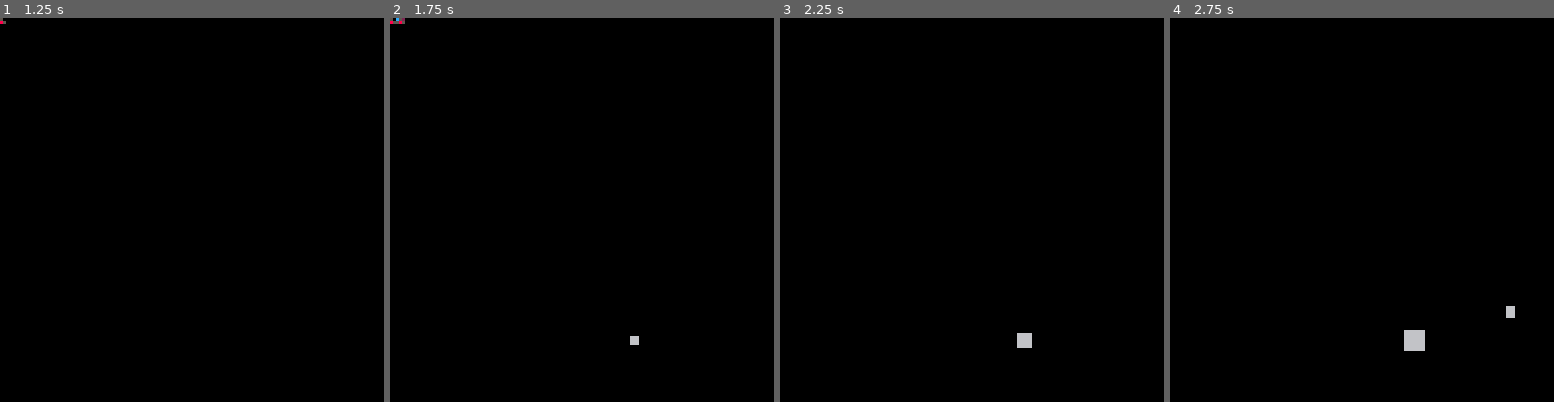
Above: before the commit, frames 1-4 (left to right).
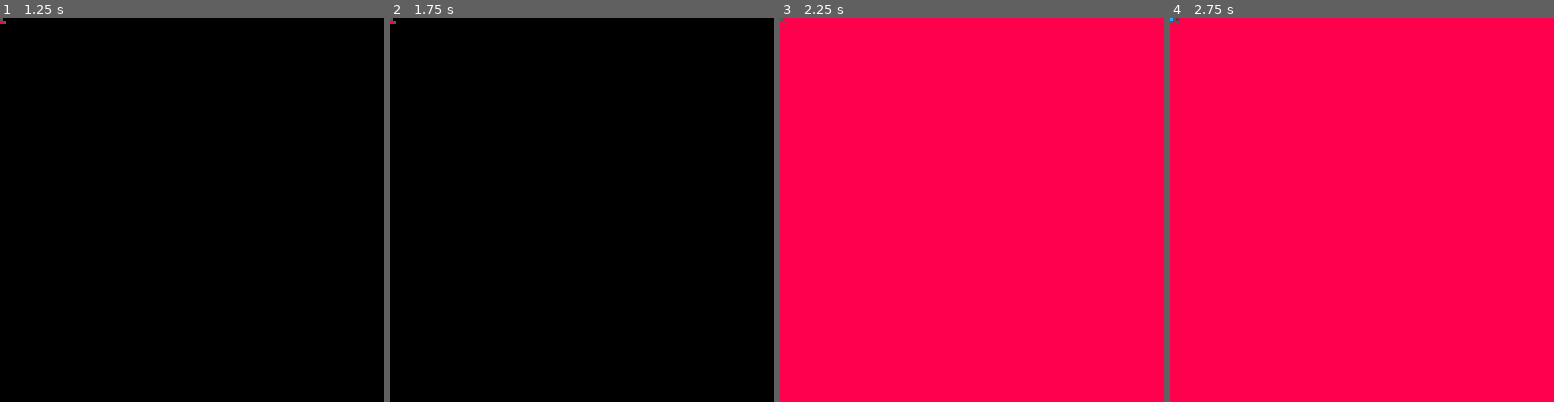
Above: after the commit, the same moments.

Repository: SlashScreen/asteroid-blaster
Game: PICO-8 cartridge asteroids.p8
The game is run twice, just before and just after one commit, with the same random seed, the same clock (stepped at 60 frames per second) and the same inputs.
Inputs:
- Up to frame 1 (1.25 s): tap X (X key) at 0.33, 1.07 s
- Up to frame 2 (1.75 s): hold Right from 1.6 s (still down)
- Up to frame 3 (2.25 s): tap X (X key) at 1.85 s; release Right at 2.1 s; hold Up from 2.15 s (still down)
- Up to frame 4 (2.75 s): release Up at 2.42 s; hold Right from 2.47 s (still down)

Frame 1 is identical in both runs. In frame 2, less than 0.1% of the frame differs, in the area x 1-65%, y 0-86%; in frame 3, 100%, in the area x 0-100%, y 0-100%; in frame 4, 100%.

Commit message:
all is broken. im just going to use sprites

Diff:
--- a/asteroids.p8
+++ b/asteroids.p8
@@ -93,6 +93,7 @@
 	as.z = 0
 	as.axis = nil --if 3d, axis of rotation as vector
 	as.size = rnd(32) --unit is px
+	as.shape = gen_aster_shape(as.size)
 	--todo: if 3d, generate mesh here
 	as.update = function(this)
 		--if 3d, rotate also
@@ -113,7 +114,11 @@
 		y0 = (as.y+as.size/2)-(as.size/2)*(as.z/100)
 		x1 = (as.x+as.size/2)+(as.size/2)*(as.z/100)
 		y1 = (as.y+as.size/2)+(as.size/2)*(as.z/100)
-		rectfill(x0,y0,x1,y1)
+		rectfill(x0,y0,x1,y1,7)
+		for _,c in pairs(as.shape.craters) do
+			spr(16+c.c,as.x+c.x,as.y+c.y)
+		end
+		polyfill(dilate({x=as.x+as.size/2,y=as.x+as.size/2},as.z/100,as.shape.points))
 	end
 	--end draw
 	return as
@@ -151,7 +156,7 @@
           or a.y+a.h<b.y)
 end
 
-function draw_polygon157(points)
+function polyfill(points)
       local xl,xr,ymin,ymax={},{},129,0xffff
       for k,v in pairs(points) do
           local p2=points[k%#points+1]
@@ -185,37 +190,36 @@
 	local sh = {}
 	local craters = {}
 	local pnts = {}
-	for i = 0,flr(rnd(3)),1 do
+	for i = 0,flr(rnd(3))+1,1 do
 		local crater = {}
 		crater.x = rnd(size)
 		crater.y = rnd(size)
-		crater.c = rnd(4)
+		crater.c = flr(rnd(3)+.5)
 		add(craters,crater)
 	end
 	for i = 0,7,1 do
+		local pnt = {}
 		x = cos(i*45)*(size/2) --x
 		y = sin(i*45)*(size/2) --y
-		add(pnts,x+rnd(-7)) --x
-		add(pnts,x+rnd(-7)) --y
+		pnt.x = x+rnd(-7) --x
+		pnt.y = y+rnd(-7) --y
+		add(pnts,pnt)
 	end
 	sh.craters = craters
 	sh.points = pnts
 	return sh
 end
 
-function dialate_around_point(origin,size,points)
+function dilate(origin,size,points)
 	--dialates shape around an origin by size. returns points.
 
 	--pseudocode:
 	--loop through point, dialate around origin
 	local out = {}
-	toggle = true
-	for i in pairs(points) do
-		if toggle then
-			o = (origin.x - i )*i
-		else
-			o = (origin.y - i )*i
-		end
+	for _,i in pairs(points) do
+		local o = {}
+		o.x = (origin.x - i.x )
+		o.y = (origin.y - i.y )
 		add(out,o)
 	end
 	return out
@@ -230,20 +234,12 @@
 00000000005005000000000000000000000000000000000000000000000000000000000000000000000000000000000000000000000000000000000000000000
 00000000058558500000000000000000000000000000000000000000000000000000000000000000000000000000000000000000000000000000000000000000
 00000000000000000000000000000000000000000000000000000000000000000000000000000000000000000000000000000000000000000000000000000000
+00100000000000000001100000000600000000000000000000000000000000000000000000000000000000000000000000000000000000000000000000000000
+01660000001660000016600000000000000000000000000000000000000000000000000000000000000000000000000000000000000000000000000000000000
+01660000016666000166000000600000000000000000000000000000000000000000000000000000000000000000000000000000000000000000000000000000
+01660000001660000160000000000000000000000000000000000000000000000000000000000000000000000000000000000000000000000000000000000000
 00100000000000000000000000000000000000000000000000000000000000000000000000000000000000000000000000000000000000000000000000000000
-01660000001660000000000000000000000000000000000000000000000000000000000000000000000000000000000000000000000000000000000000000000
-01660000016666000000000000000000000000000000000000000000000000000000000000000000000000000000000000000000000000000000000000000000
-01660000001660000000000000000000000000000000000000000000000000000000000000000000000000000000000000000000000000000000000000000000
-00100000000000000000000000000000000000000000000000000000000000000000000000000000000000000000000000000000000000000000000000000000
-00006000000001600000000000000000000000000000000000000000000000000000000000000000000000000000000000000000000000000000000000000000
-00000000000000000000000000000000000000000000000000000000000000000000000000000000000000000000000000000000000000000000000000000000
-00000000000000000000000000000000000000000000000000000000000000000000000000000000000000000000000000000000000000000000000000000000
-00000600000110000000000000000000000000000000000000000000000000000000000000000000000000000000000000000000000000000000000000000000
-00000000001660000000000000000000000000000000000000000000000000000000000000000000000000000000000000000000000000000000000000000000
-00600000016600000000000000000000000000000000000000000000000000000000000000000000000000000000000000000000000000000000000000000000
-00000000016000000000000000000000000000000000000000000000000000000000000000000000000000000000000000000000000000000000000000000000
-00000000000000000000000000000000000000000000000000000000000000000000000000000000000000000000000000000000000000000000000000000000
-00000600000000000000000000000000000000000000000000000000000000000000000000000000000000000000000000000000000000000000000000000000
+00006000000001600000000000000600000000000000000000000000000000000000000000000000000000000000000000000000000000000000000000000000
 __map__
 0000000000000000000000000000000000000000000000000000000000000000000000000000000000000000000000000000000000000000000000000000000000000000000000000000000000000000000000000000000000000000000000000000000000000000000000000000000000000000000000000000000000000000
 0000000010000000000000000000000000000000000000000000000000000000000000000000000000000000000000000000000000000000000000000000000000000000000000000000000000000000000000000000000000000000000000000000000000000000000000000000000000000000000000000000000000000000
